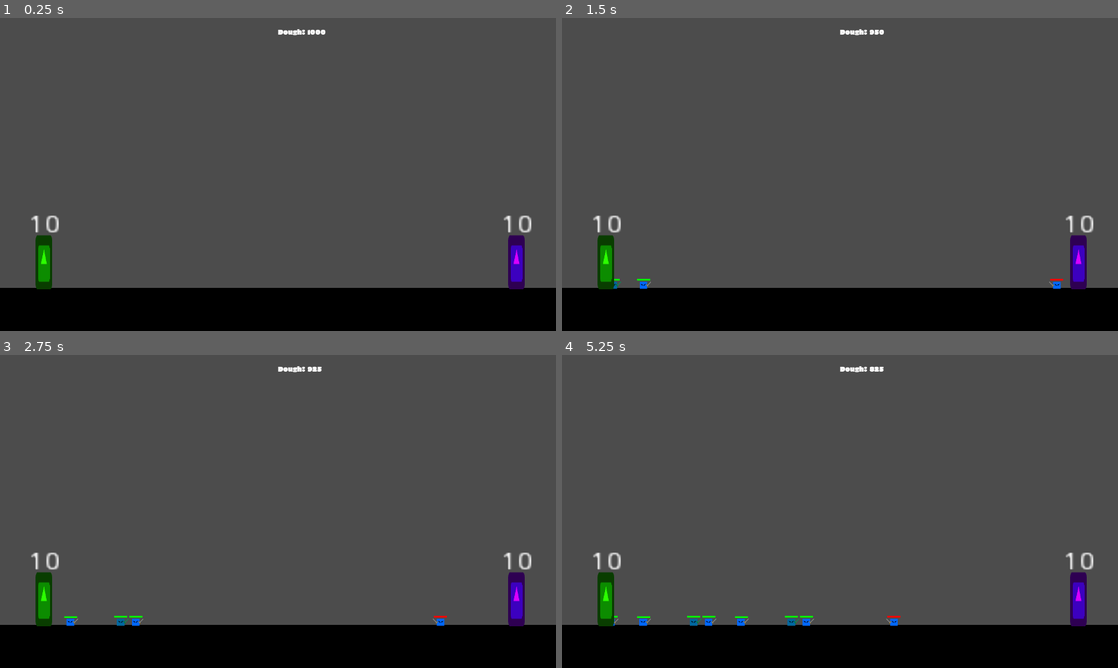
Above: before the commit, frames 1-4 (two rows, left to right).
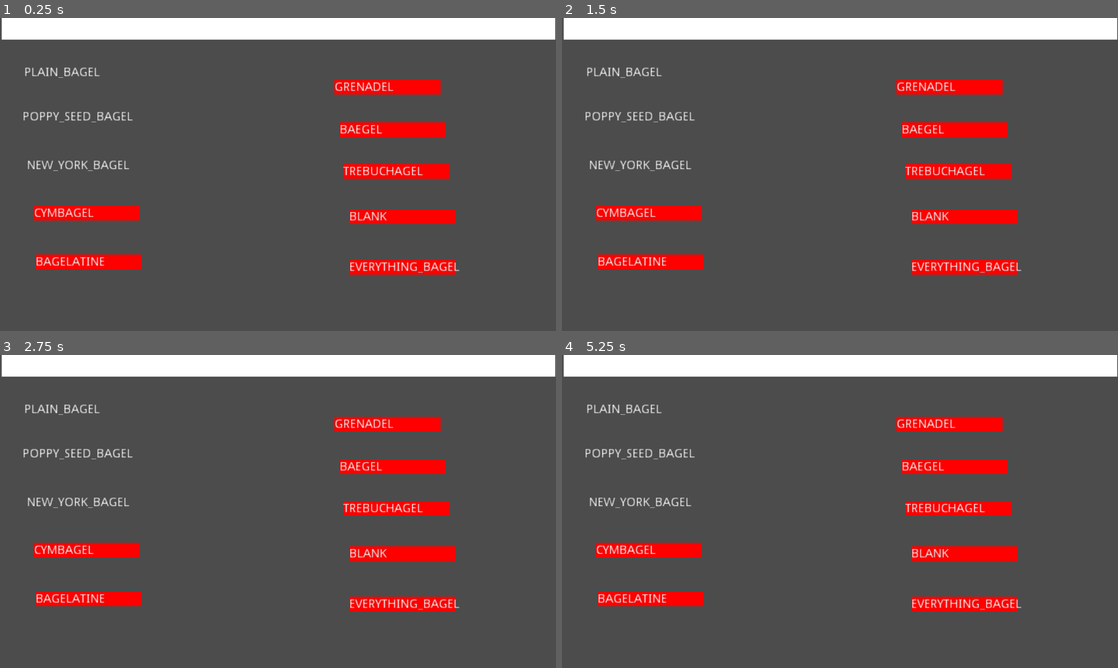
Above: after the commit, the same moments.

Repository: Boyquotes/mtx-project
Game: Godot game, scene res://src/scenes/select_scene/UnitSelectScreen.tscn
Same seed, same stepped clock (60 frames per second), same inputs: the game is played once before the commit and once after it. Before the commit the project starts from res://src/scenes/battle_scene/BattleScene.tscn. The engine's default icon, where the game draws it, is replaced by a stand-in: a white triangle on a blue panel in a dark square.
Inputs (mouse positions are in pixels of both pictures, inside the frame that each line leads up to):
- Up to frame 1 (0.25 s): no input
- Up to frame 2 (1.5 s): tap Enter at 0.5 s; move the mouse to (962, 158) at 0.52 s; tap 1 (spawn_1) at 0.6 s; move the mouse to (728, 190) at 1.27 s; tap 2 (spawn_2) at 1.35 s
- Up to frame 3 (2.75 s): move the mouse to (333, 442) at 2.02 s; tap 3 (spawn_3) at 2.1 s
- Up to frame 4 (5.25 s): move the mouse to (812, 574) at 2.77 s; tap one key every 0.75 s from 2.85 s: 1 (spawn_1) 2 (spawn_2) 3 (spawn_3) 1 (spawn_1); move the mouse to (1006, 558) at 3.52 s; move the mouse to (673, 464) at 4.27 s; move the mouse to (867, 511) at 5.02 s

The runs differ from the first frame. In frame 1, 29% of the frame differs, in the area x 0-100%, y 0-100%; in frame 2, 29%; in frame 3, 29%; in frame 4, 29%.

Commit message:
waves + levels

Diff:
--- a/project.godot
+++ b/project.godot
@@ -11,7 +11,7 @@
 [application]
 
 config/name="Age of Gacha"
-run/main_scene="res://src/scenes/battle_scene/BattleScene.tscn"
+run/main_scene="res://src/scenes/select_scene/UnitSelectScreen.tscn"
 config/icon="res://icon.png"
 
 [autoload]
--- /dev/null
+++ b/src/data/Fonts/EricaFont.tres
@@ -0,0 +1,6 @@
+[gd_resource type="DynamicFont" load_steps=2 format=2]
+
+[ext_resource path="res://src/data/Fonts/EricaOne-Regular.ttf" type="DynamicFontData" id=1]
+
+[resource]
+font_data = ExtResource( 1 )
--- a/src/objects/bases/Base.tscn
+++ b/src/objects/bases/Base.tscn
@@ -1,13 +1,13 @@
-[gd_scene load_steps=4 format=2]
+[gd_scene load_steps=5 format=2]
 
 [ext_resource path="res://icon.png" type="Texture" id=1]
 [ext_resource path="res://src/objects/bases/Base.gd" type="Script" id=2]
+[ext_resource path="res://src/data/Fonts/EricaFont.tres" type="DynamicFont" id=3]
 
 [sub_resource type="RectangleShape2D" id=1]
 extents = Vector2( 3, 15 )
 
 [node name="Base" type="StaticBody2D"]
-scale = Vector2( 5, 4 )
 z_index = 1
 z_as_relative = false
 collision_layer = 0
@@ -15,22 +15,24 @@
 script = ExtResource( 2 )
 
 [node name="Sprite" type="Sprite" parent="."]
-scale = Vector2( 0.12, 0.486059 )
+position = Vector2( -1, -54 )
+scale = Vector2( 0.75, 1.7 )
 texture = ExtResource( 1 )
 
 [node name="CollisionShape2D" type="CollisionShape2D" parent="."]
+position = Vector2( 0, -15 )
 z_index = -1
 z_as_relative = false
 shape = SubResource( 1 )
 
 [node name="Spawnpoint" type="Node2D" parent="."]
-position = Vector2( 0, 15.25 )
+position = Vector2( 0, -1 )
 
 [node name="Label" type="Label" parent="."]
-margin_left = -19.0
-margin_top = -28.0
-margin_right = 19.0
-margin_bottom = 3.0
-text = "50
-"
+margin_left = -21.0
+margin_top = -133.0
+margin_right = 23.0
+margin_bottom = -85.0
+custom_fonts/font = ExtResource( 3 )
+text = "50"
 align = 1
--- a/src/objects/bases/EnemyBase.gd
+++ b/src/objects/bases/EnemyBase.gd
@@ -2,31 +2,33 @@
 
 export var min_delay_between_waves = 7
 export var max_delay_between_waves = 10
-export var time_for_level_increase = 50
 
 
-const _wave_data_file = "res://src/utility/Waves.txt"
+const _wave_data_file = "res://src/data/WaveData.txt"
+const _level_data_file = "res://src/data/LevelData.txt"
 
 
-var _current_level = 0
-var _waves: Array
+var _current_level: int
+var _all_possible_waves: Array
 var _current_possible_waves: Array
-
+var _levels: Dictionary
 
 signal game_over
 
 
-# SENDING OUT WAVES OF ENEMIES
+# INITIALIZING WAVES AND LEVELS
 class Wave:
 	var min_level = 0
 	var max_level = 10
 	var delay_between_enemies = 1.0
+	var time_to_next_wave_average = 3.0
 	var enemies: Array = [UnitTypes.MELEE_UNIT]
 
-	func _init(min_level: int, max_level: int, delay_between_enemies: float, enemies: Array):
+	func _init(min_level: int, max_level: int, delay_between_enemies: float, time_to_next_wave_average: float, enemies: Array):
 		self.min_level = min_level
 		self.max_level = max_level
 		self.delay_between_enemies = delay_between_enemies
+		self.time_to_next_wave_average = time_to_next_wave_average
 		self.enemies = enemies
 
 
@@ -36,21 +38,29 @@
 	while !file.eof_reached():
 		var csv = file.get_csv_line()
 		var enemies: Array
-		for i in range(3, csv.size()):
+		for i in range(4, csv.size()):
 			enemies.append(csv[i])
 
-		var new_wave = Wave.new(int(csv[0]), int(csv[1]), float(csv[2]), enemies)
-		_waves.append(new_wave)
+		var new_wave = Wave.new(int(csv[0]), int(csv[1]), max(float(csv[2]), 0.5), max(float(csv[3]), 3), enemies)
+		_all_possible_waves.append(new_wave)
+	file.close()
 
+func _parse_level_data():
+	var file = File.new()
+	file.open(_level_data_file, file.READ)
+	while !file.eof_reached():
+		var csv = file.get_csv_line()
+		_levels[int(csv[0])] = int(csv[1])
+	file.close()
 
+# SPAWNING UNITS
 func _update_possible_waves():
 	_current_possible_waves = []
-	for wave in _waves:
+	print(_current_level)
+	for wave in _all_possible_waves:
 		if _current_level >= wave.min_level and _current_level <= wave.max_level:
 			_current_possible_waves.append(wave)
 
-
-# SPAWNING UNITS
 func _send_out_wave():
 	if _current_possible_waves.size() == 0:
 		print("no wave to send out at level ", _current_level)
@@ -59,12 +69,14 @@
 	var w = randi()%_current_possible_waves.size()
 	var wave: Wave = _current_possible_waves[w]
 
+	#print("at level " + str(_current_level) + ", sending out wave: ", wave.enemies)
+
 	for unit_name in wave.enemies:
 		var unit = _create_unit_from_name(unit_name)
 		_spawn_unit(unit)
 		yield(get_tree().create_timer(wave.delay_between_enemies), "timeout")
 
-	var time_until_next_wave = randi()%(max_delay_between_waves - min_delay_between_waves) + min_delay_between_waves
+	var time_until_next_wave = (2 - randi()%4) + wave.time_to_next_wave_average
 	$WaveTimer.start(time_until_next_wave)
 
 
@@ -78,14 +90,18 @@
 # FUNCTION
 func _ready():
 	randomize()
+
+	_parse_level_data()
+	_parse_wave_data()
+
 	$LevelIncreaseTimer.one_shot = false
-	$LevelIncreaseTimer.start(time_for_level_increase)
+	$LevelIncreaseTimer.start(_levels[1])
+	_current_level = 1
 
-	_parse_wave_data()
 	_update_possible_waves()
 
 	$WaveTimer.one_shot = true
-	$WaveTimer.start(1)
+	$WaveTimer.start(0.5)
 
 
 func _on_WaveTimer_timeout():
@@ -99,6 +115,8 @@
 
 func _on_LevelIncreaseTimer_timeout():
 	_current_level += 1
-	if _current_level == 10:
+	if _current_level == _levels.keys().size():
+		print("max level reached!")
 		$LevelIncreaseTimer.stop()
-	_update_possible_waves()
+	else:
+		_update_possible_waves()
--- a/src/objects/units/Unit.gd
+++ b/src/objects/units/Unit.gd
@@ -1,6 +1,6 @@
 extends KinematicBody2D
 
-const DEATH_TEXT_SCENE = preload("res://src/user_interface/DeathText.tscn")
+const DEATH_TEXT_SCENE = preload("res://src/scenes/battle_scene/DeathText.tscn")
 
 export var move_speed = 100
 export var attack_cooldown = 1.0;
@@ -11,6 +11,7 @@
 export var min_money_on_death = 10;
 export var max_money_on_death = 100;
 
+var no_collision_with_allies = false
 
 onready var _initial_hp_bar_size = $ColorRect.rect_size.x
 
@@ -28,7 +29,7 @@
 	if _is_attacking: return
 	if _can_attack():
 		_start_attack()
-	elif not $CheckForAlliesInFront.get_collider() is UnitTypes.UNIT_TYPE:
+	elif not _check_for_ally_in_front():
 		move_and_slide(Vector2(move_speed, 0))
 
 # COMBAT
@@ -66,6 +67,10 @@
 			target = unit
 			min_distance = distance
 	return target
+
+func _check_for_ally_in_front():
+	var collider = $CheckForAlliesInFront.get_collider()
+	return collider is UnitTypes.UNIT_TYPE and not collider.no_collision_with_allies
 
 # UNIT SIDES
 func make_unit_ally():
--- a/src/objects/units/ranged_units/BasicRangedUnit.tscn
+++ b/src/objects/units/ranged_units/BasicRangedUnit.tscn
@@ -54,10 +54,13 @@
 cast_to = Vector2( 31, 0 )
 
 [node name="ColorRect" parent="." index="4"]
-margin_top = -44.0
-margin_bottom = -36.0
+margin_left = -28.0
+margin_top = -80.0
+margin_right = 32.0
+margin_bottom = -72.0
 
 [node name="AnimatedSprite" parent="." index="5"]
-position = Vector2( 13, -32 )
+position = Vector2( 12, -70 )
+scale = Vector2( 0.920001, 2.2 )
 frames = SubResource( 3 )
 animation = "attack"
--- /dev/null
+++ b/src/objects/units/ranged_units/HeavyRangedUnit.gd
@@ -0,0 +1,4 @@
+extends "res://src/objects/units/ranged_units/BasicRangedUnit.gd"
+
+func _ready():
+	no_collision_with_allies = true
--- a/src/objects/units/ranged_units/HeavyRangedUnit.tscn
+++ b/src/objects/units/ranged_units/HeavyRangedUnit.tscn
@@ -1,15 +1,13 @@
-[gd_scene load_steps=3 format=2]
+[gd_scene load_steps=4 format=2]
 
 [ext_resource path="res://src/objects/units/ranged_units/BasicRangedUnit.tscn" type="PackedScene" id=1]
+[ext_resource path="res://src/objects/units/ranged_units/HeavyRangedUnit.gd" type="Script" id=2]
 
 [sub_resource type="RectangleShape2D" id=1]
 extents = Vector2( 147, 16 )
 
 [node name="HeavyRangedUnit" instance=ExtResource( 1 )]
-move_speed = 50
-attack_cooldown = 3.0
-attack_damage = 15
-max_health_points = 20
+script = ExtResource( 2 )
 
 [node name="CollisionShape2D" parent="CheckEnemies" index="0"]
 position = Vector2( 155, -16 )
--- a/src/scenes/BuyScreen.gd
+++ b/src/scenes/BuyScreen.gd
@@ -14,7 +14,6 @@
 func _on_BuyLB_c0_button_up():
 	pass # Replace with function body.
 
-
 func _on_BuyLB_c1_button_up():
 	pass # Replace with function body.
 
--- a/src/scenes/TitleScreen.tscn
+++ b/src/scenes/TitleScreen.tscn
@@ -1,9 +1,10 @@
 [gd_scene load_steps=12 format=2]
 
-[ext_resource path="res://src/user_interface/Fonts/EricaOne-Regular.ttf" type="DynamicFontData" id=1]
-[ext_resource path="res://src/user_interface/Fonts/Roboto-Black.ttf" type="DynamicFontData" id=2]
+[ext_resource path="res://src/data/Fonts/EricaOne-Regular.ttf" type="DynamicFontData" id=1]
+[ext_resource path="res://src/data/Fonts/Roboto-Black.ttf" type="DynamicFontData" id=2]
 [ext_resource path="res://src/scenes/TitleScreen.gd" type="Script" id=3]
-[ext_resource path="res://src/scenes/UnitSelectScreen.tscn" type="PackedScene" id=4]
+[ext_resource path="res://src/scenes/select_scene/UnitSelectScreen.tscn" type="PackedScene" id=4]
+
 
 [sub_resource type="DynamicFont" id=1]
 size = 120
--- a/src/scenes/battle_scene/BattleScene.tscn
+++ b/src/scenes/battle_scene/BattleScene.tscn
@@ -1,12 +1,13 @@
-[gd_scene load_steps=10 format=2]
+[gd_scene load_steps=11 format=2]
 
+[ext_resource path="res://src/scenes/battle_scene/StartBattleText.tscn" type="PackedScene" id=1]
 [ext_resource path="res://src/scenes/battle_scene/MoneyTracker.gd" type="Script" id=2]
-[ext_resource path="res://src/user_interface/Fonts/EricaOne-Regular.ttf" type="DynamicFontData" id=3]
+[ext_resource path="res://src/data/Fonts/EricaOne-Regular.ttf" type="DynamicFontData" id=3]
 [ext_resource path="res://src/utility/GameManager.gd" type="Script" id=4]
 [ext_resource path="res://src/objects/enviroment/Ground.tscn" type="PackedScene" id=5]
 [ext_resource path="res://src/objects/bases/AllyBase.tscn" type="PackedScene" id=6]
 [ext_resource path="res://src/objects/bases/EnemyBase.tscn" type="PackedScene" id=7]
-[ext_resource path="res://src/user_interface/Fonts/EricaFont.tres" type="DynamicFont" id=8]
+[ext_resource path="res://src/data/Fonts/EricaFont.tres" type="DynamicFont" id=8]
 [ext_resource path="res://src/scenes/battle_scene/GameOver.gd" type="Script" id=9]
 
 [sub_resource type="DynamicFont" id=1]
@@ -21,10 +22,10 @@
 script = ExtResource( 4 )
 
 [node name="EnemyBase" parent="." instance=ExtResource( 7 )]
-position = Vector2( 1189, 562 )
+position = Vector2( 1219, 621 )
 
 [node name="AllyBase" parent="." instance=ExtResource( 6 )]
-position = Vector2( 101, 562 )
+position = Vector2( 73, 621 )
 
 [node name="UserInterface" type="CanvasLayer" parent="."]
 pause_mode = 2
@@ -32,9 +33,12 @@
 [node name="MoneyTracker" type="Label" parent="UserInterface"]
 anchor_left = 0.5
 anchor_right = 0.5
-margin_top = 19.0
-margin_bottom = 44.0
+margin_left = -27.0
+margin_right = 28.0
+margin_bottom = 25.0
 custom_fonts/font = SubResource( 1 )
+text = "Dough"
+align = 1
 script = ExtResource( 2 )
 
 [node name="GameOver" type="Control" parent="UserInterface"]
@@ -61,6 +65,9 @@
 text = "You lost!"
 align = 1
 
+[node name="StartBattleText" parent="." instance=ExtResource( 1 )]
+position = Vector2( 649, 360 )
+
 [connection signal="money_changed" from="GameManager" to="UserInterface/MoneyTracker" method="_on_GameManager_money_changed"]
 [connection signal="game_over" from="EnemyBase" to="UserInterface/GameOver" method="_on_EnemyBase_game_over"]
 [connection signal="game_over" from="AllyBase" to="UserInterface/GameOver" method="_on_AllyBase_game_over"]
--- a/src/user_interface/DeathText.tscn
+++ b/src/scenes/battle_scene/DeathText.tscn
@@ -1,7 +1,7 @@
 [gd_scene load_steps=5 format=2]
 
-[ext_resource path="res://src/user_interface/Fonts/EricaFont.tres" type="DynamicFont" id=1]
-[ext_resource path="res://src/user_interface/DeathText.gd" type="Script" id=2]
+[ext_resource path="res://src/data/Fonts/EricaFont.tres" type="DynamicFont" id=1]
+[ext_resource path="res://src/scenes/battle_scene/DeathText.gd" type="Script" id=2]
 
 [sub_resource type="Animation" id=1]
 resource_name = "DeathAnimation"
@@ -35,6 +35,7 @@
 }
 
 [node name="DeathText" type="Node2D"]
+scale = Vector2( 0.5, 0.5 )
 script = ExtResource( 2 )
 
 [node name="Label" type="Label" parent="."]
--- /dev/null
+++ b/src/scenes/battle_scene/StartBattleText.gd
@@ -0,0 +1,26 @@
+extends Node2D
+
+var _stage = 0
+
+func _ready():
+	get_tree().paused = true
+	$AnimationPlayer.play("Play")
+
+func _on_AnimationPlayer_animation_finished(anim_name):
+	if anim_name != "Play": return
+
+	yield(get_tree().create_timer(0.25), "timeout")
+	match(_stage):
+		0:
+			$Label.text = "2"
+		1:
+			$Label.text = "1"
+		2:
+			$Label.text = "Go!"
+			get_tree().paused = false
+		3:
+			queue_free()
+
+	_stage += 1
+	$AnimationPlayer.play("RESET")
+	$AnimationPlayer.play("Play")
--- /dev/null
+++ b/src/scenes/battle_scene/StartBattleText.tscn
@@ -0,0 +1,79 @@
+[gd_scene load_steps=5 format=2]
+
+[ext_resource path="res://src/scenes/battle_scene/StartBattleText.gd" type="Script" id=1]
+[ext_resource path="res://src/data/Fonts/EricaFont.tres" type="DynamicFont" id=2]
+
+[sub_resource type="Animation" id=1]
+resource_name = "Play"
+tracks/0/type = "value"
+tracks/0/path = NodePath("Label:modulate")
+tracks/0/interp = 1
+tracks/0/loop_wrap = true
+tracks/0/imported = false
+tracks/0/enabled = true
+tracks/0/keys = {
+"times": PoolRealArray( 0, 1 ),
+"transitions": PoolRealArray( 1, 1 ),
+"update": 0,
+"values": [ Color( 1, 1, 1, 1 ), Color( 1, 1, 1, 0 ) ]
+}
+tracks/1/type = "value"
+tracks/1/path = NodePath(".:scale")
+tracks/1/interp = 1
+tracks/1/loop_wrap = true
+tracks/1/imported = false
+tracks/1/enabled = true
+tracks/1/keys = {
+"times": PoolRealArray( 0, 1 ),
+"transitions": PoolRealArray( 1, 1 ),
+"update": 0,
+"values": [ Vector2( 2, 2 ), Vector2( 3, 3 ) ]
+}
+
+[sub_resource type="Animation" id=2]
+length = 0.001
+tracks/0/type = "value"
+tracks/0/path = NodePath("Label:modulate")
+tracks/0/interp = 1
+tracks/0/loop_wrap = true
+tracks/0/imported = false
+tracks/0/enabled = true
+tracks/0/keys = {
+"times": PoolRealArray( 0 ),
+"transitions": PoolRealArray( 1 ),
+"update": 0,
+"values": [ Color( 1, 1, 1, 1 ) ]
+}
+tracks/1/type = "value"
+tracks/1/path = NodePath(".:scale")
+tracks/1/interp = 1
+tracks/1/loop_wrap = true
+tracks/1/imported = false
+tracks/1/enabled = true
+tracks/1/keys = {
+"times": PoolRealArray( 0 ),
+"transitions": PoolRealArray( 1 ),
+"update": 0,
+"values": [ Vector2( 2, 2 ) ]
+}
+
+[node name="StartBattleText" type="Node2D"]
+pause_mode = 2
+scale = Vector2( 2, 2 )
+script = ExtResource( 1 )
+
+[node name="Label" type="Label" parent="."]
+margin_left = -4.0
+margin_top = -12.0
+margin_right = 4.0
+margin_bottom = 2.0
+custom_fonts/font = ExtResource( 2 )
+text = "3"
+align = 1
+valign = 1
+
+[node name="AnimationPlayer" type="AnimationPlayer" parent="."]
+anims/Play = SubResource( 1 )
+anims/RESET = SubResource( 2 )
+
+[connection signal="animation_finished" from="AnimationPlayer" to="." method="_on_AnimationPlayer_animation_finished"]
--- a/src/user_interface/UnitSelectButton.gd
+++ b/src/scenes/select_scene/UnitSelectButton.gd
@@ -1,17 +1,28 @@
 extends Node2D
 
-const MANAGER = preload("res://src/user_interface/UnitSelectingManager.gd")
+const MANAGER = preload("res://src/scenes/select_scene/UnitSelectingManager.gd")
 
 var _selected = false
+
 var _manager: MANAGER
 
 export(MANAGER.unit_names) var unit_type = 0
 
 func _ready():
-	$ColorRect.visible = _selected
+	$Label.text = UnitTypes.unit_names[unit_type]
+
+	# unit is not unlocked yet
+	if not UnitTypes.units_unlocked[UnitTypes.unit_names[unit_type]]:
+		$ColorRect.color = Color.red
+		$Button.visible = false
+		$ColorRect.visible = true
+	else:
+		$ColorRect.color = Color.blue
+		$ColorRect.visible = false
+
 	assert(get_parent() is MANAGER)
 	_manager = get_parent()
-	$Label.text = "Button"
+
 
 func _on_Button_pressed():
 	if not _selected:
--- a/src/user_interface/UnitSelectButton.tscn
+++ b/src/scenes/select_scene/UnitSelectButton.tscn
@@ -1,14 +1,13 @@
 [gd_scene load_steps=2 format=2]
 
-[ext_resource path="res://src/user_interface/UnitSelectButton.gd" type="Script" id=1]
+[ext_resource path="res://src/scenes/select_scene/UnitSelectButton.gd" type="Script" id=1]
 
 [node name="UnitSelectButton" type="Node2D"]
 script = ExtResource( 1 )
 
 [node name="ColorRect" type="ColorRect" parent="."]
-modulate = Color( 0.262745, 0.0823529, 1, 1 )
 margin_top = -2.0
-margin_right = 69.0
+margin_right = 122.0
 margin_bottom = 15.0
 
 [node name="Label" type="Label" parent="."]
@@ -21,7 +20,7 @@
 modulate = Color( 0.65098, 0.65098, 0.65098, 0 )
 margin_left = -2.0
 margin_top = -2.0
-margin_right = 70.0
+margin_right = 118.0
 margin_bottom = 18.0
 
 [connection signal="pressed" from="Button" to="." method="_on_Button_pressed"]
--- a/src/scenes/UnitSelectScreen.tscn
+++ b/src/scenes/select_scene/UnitSelectScreen.tscn
@@ -1,7 +1,7 @@
 [gd_scene load_steps=3 format=2]
 
-[ext_resource path="res://src/user_interface/UnitSelectButton.tscn" type="PackedScene" id=1]
-[ext_resource path="res://src/user_interface/UnitSelectingManager.gd" type="Script" id=2]
+[ext_resource path="res://src/scenes/select_scene/UnitSelectButton.tscn" type="PackedScene" id=1]
+[ext_resource path="res://src/scenes/select_scene/UnitSelectingManager.gd" type="Script" id=2]
 
 [node name="UnitSelectScreen" type="Node2D"]
 position = Vector2( 0, 1 )
@@ -15,53 +15,49 @@
 script = ExtResource( 2 )
 
 [node name="UnitSelectButton" parent="UnitSelectingManager" instance=ExtResource( 1 )]
-position = Vector2( -102, -20 )
+position = Vector2( -139, -122 )
 
 [node name="UnitSelectButton5" parent="UnitSelectingManager" instance=ExtResource( 1 )]
-position = Vector2( -102, 10 )
-unit_type = 1
+position = Vector2( 235, 44 )
+unit_type = 8
 
 [node name="UnitSelectButton6" parent="UnitSelectingManager" instance=ExtResource( 1 )]
-position = Vector2( -101, 47 )
+position = Vector2( -141, -71 )
 unit_type = 2
 
 [node name="UnitSelectButton2" parent="UnitSelectingManager" instance=ExtResource( 1 )]
-position = Vector2( 15, -22 )
+position = Vector2( -126, 96 )
+unit_type = 4
+
+[node name="UnitSelectButton8" parent="UnitSelectingManager" instance=ExtResource( 1 )]
+position = Vector2( 218, -105 )
+unit_type = 5
+
+[node name="UnitSelectButton7" parent="UnitSelectingManager" instance=ExtResource( 1 )]
+position = Vector2( 224, -56 )
+unit_type = 6
+
+[node name="UnitSelectButton3" parent="UnitSelectingManager" instance=ExtResource( 1 )]
+position = Vector2( -128, 40 )
 unit_type = 3
 
-[node name="UnitSelectButton8" parent="UnitSelectingManager" instance=ExtResource( 1 )]
-position = Vector2( 16, 50 )
-unit_type = 4
-
-[node name="UnitSelectButton7" parent="UnitSelectingManager" instance=ExtResource( 1 )]
-position = Vector2( 15, 13 )
-unit_type = 4
-
-[node name="UnitSelectButton3" parent="UnitSelectingManager" instance=ExtResource( 1 )]
-position = Vector2( 242, 0 )
+[node name="UnitSelectButton11" parent="UnitSelectingManager" instance=ExtResource( 1 )]
+position = Vector2( 228, -8 )
 unit_type = 7
 
-[node name="UnitSelectButton10" parent="UnitSelectingManager" instance=ExtResource( 1 )]
-position = Vector2( 242, 39 )
-unit_type = 2
-
-[node name="UnitSelectButton11" parent="UnitSelectingManager" instance=ExtResource( 1 )]
-position = Vector2( 341, 19 )
+[node name="UnitSelectButton4" parent="UnitSelectingManager" instance=ExtResource( 1 )]
+position = Vector2( 235, 102 )
 unit_type = 9
 
-[node name="UnitSelectButton4" parent="UnitSelectingManager" instance=ExtResource( 1 )]
-position = Vector2( 133, 2 )
-unit_type = 5
-
 [node name="UnitSelectButton9" parent="UnitSelectingManager" instance=ExtResource( 1 )]
-position = Vector2( 133, 41 )
-unit_type = 6
+position = Vector2( -136, -15 )
+unit_type = 1
 
 [node name="PlayButton" type="Button" parent="UnitSelectingManager"]
-margin_left = 242.0
-margin_top = 117.0
-margin_right = 319.0
-margin_bottom = 137.0
+margin_left = 114.0
+margin_top = -9.0
+margin_right = 191.0
+margin_bottom = 11.0
 text = "Play"
 
 [node name="ColorRect" type="ColorRect" parent="."]
--- a/src/user_interface/UnitSelectingManager.gd
+++ b/src/scenes/select_scene/UnitSelectingManager.gd
@@ -1,19 +1,6 @@
 extends Node2D
 
 enum unit_names {PLAIN_BAGEL, NEW_YORK_BAGEL, POPPY_SEED_BAGEL, CYMBAGEL, BAGELATINE, GRENADEL, BAEGEL, TREBUCHAGEL, BLANK, EVERYTHING_BAGEL}
-
-var name_to_unit_dict = {
-	unit_names.PLAIN_BAGEL: UnitTypes.MELEE_UNIT,
-	unit_names.NEW_YORK_BAGEL: UnitTypes.TANKY_UNIT,
-	unit_names.POPPY_SEED_BAGEL: UnitTypes.BASIC_RANGED_UNIT,
-	unit_names.CYMBAGEL: UnitTypes.HEAVY_UNIT,
-	unit_names.BAGELATINE: UnitTypes.FAST_UNIT,
-	unit_names.GRENADEL: UnitTypes.MELEE_UNIT,
-	unit_names.BAEGEL: UnitTypes.SEDUCE_UNIT,
-	unit_names.TREBUCHAGEL: UnitTypes.HEAVY_RANGED_UNIT,
-	unit_names.BLANK: UnitTypes.MELEE_UNIT,
-	unit_names.EVERYTHING_BAGEL: UnitTypes.MELEE_UNIT,
-}
 
 var _selected_units: Array
 
@@ -38,7 +25,7 @@
 	var selected_units: Array
 
 	for unit_type in _selected_units:
-		selected_units.append(name_to_unit_dict[unit_type])
+		selected_units.append(UnitTypes.name_to_unit_dict[UnitTypes.unit_names[unit_type]])
 
 	UnitTypes.selected_units = selected_units
-	get_tree().change_scene("res://src/scenes/BattleScene.tscn")
+	get_tree().change_scene("res://src/scenes/battle_scene/BattleScene.tscn")
--- a/src/user_interface/Fonts/EricaFont.tres
+++ /dev/null
@@ -1,6 +0,0 @@
-[gd_resource type="DynamicFont" load_steps=2 format=2]
-
-[ext_resource path="res://src/user_interface/Fonts/EricaOne-Regular.ttf" type="DynamicFontData" id=1]
-
-[resource]
-font_data = ExtResource( 1 )
--- a/src/utility/UnitTypes.gd
+++ b/src/utility/UnitTypes.gd
@@ -10,6 +10,8 @@
 
 const BASIC_RANGED_UNIT = preload("res://src/objects/units/ranged_units/BasicRangedUnit.tscn")
 const HEAVY_RANGED_UNIT = preload("res://src/objects/units/ranged_units/HeavyRangedUnit.tscn")
+
+var unit_names = ["PLAIN_BAGEL", "NEW_YORK_BAGEL", "POPPY_SEED_BAGEL", "CYMBAGEL", "BAGELATINE", "GRENADEL", "BAEGEL", "TREBUCHAGEL", "BLANK", "EVERYTHING_BAGEL"]
 
 var name_to_unit_dict = {
 	"PLAIN_BAGEL": MELEE_UNIT,
@@ -24,4 +26,17 @@
 	"EVERYTHING_BAGEL": MELEE_UNIT,
 }
 
+var units_unlocked = {
+	"PLAIN_BAGEL": true,
+	"NEW_YORK_BAGEL": true,
+	"POPPY_SEED_BAGEL": true,
+	"CYMBAGEL": false,
+	"BAGELATINE": false,
+	"GRENADEL": false,
+	"BAEGEL": false,
+	"TREBUCHAGEL": false,
+	"BLANK": false,
+	"EVERYTHING_BAGEL": false,
+}
+
 var selected_units: Array = [MELEE_UNIT, FAST_UNIT, BASIC_RANGED_UNIT]
Renamed: src/user_interface/Fonts/EricaOne-Regular.ttf -> src/data/Fonts/EricaOne-Regular.ttf
Renamed: src/user_interface/Fonts/Roboto-Black.ttf -> src/data/Fonts/Roboto-Black.ttf
Renamed: src/user_interface/Fonts/Roboto-BlackItalic.ttf -> src/data/Fonts/Roboto-BlackItalic.ttf
Renamed: src/user_interface/Fonts/Roboto-Bold.ttf -> src/data/Fonts/Roboto-Bold.ttf
Renamed: src/user_interface/Fonts/Roboto-BoldItalic.ttf -> src/data/Fonts/Roboto-BoldItalic.ttf
Renamed: src/user_interface/Fonts/Roboto-Italic.ttf -> src/data/Fonts/Roboto-Italic.ttf
Renamed: src/user_interface/Fonts/Roboto-Light.ttf -> src/data/Fonts/Roboto-Light.ttf
Renamed: src/user_interface/Fonts/Roboto-LightItalic.ttf -> src/data/Fonts/Roboto-LightItalic.ttf
Renamed: src/user_interface/Fonts/Roboto-Medium.ttf -> src/data/Fonts/Roboto-Medium.ttf
Renamed: src/user_interface/Fonts/Roboto-MediumItalic.ttf -> src/data/Fonts/Roboto-MediumItalic.ttf
Renamed: src/user_interface/Fonts/Roboto-Regular.ttf -> src/data/Fonts/Roboto-Regular.ttf
Renamed: src/user_interface/Fonts/Roboto-Thin.ttf -> src/data/Fonts/Roboto-Thin.ttf
(and 5 more such lines)
